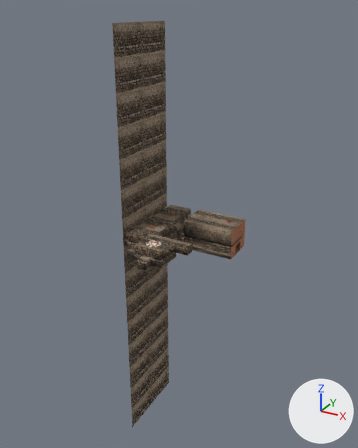
An edit to the glTF model gammaproject/assets/map-models/level4.gltf, drawn before and after from the same camera.
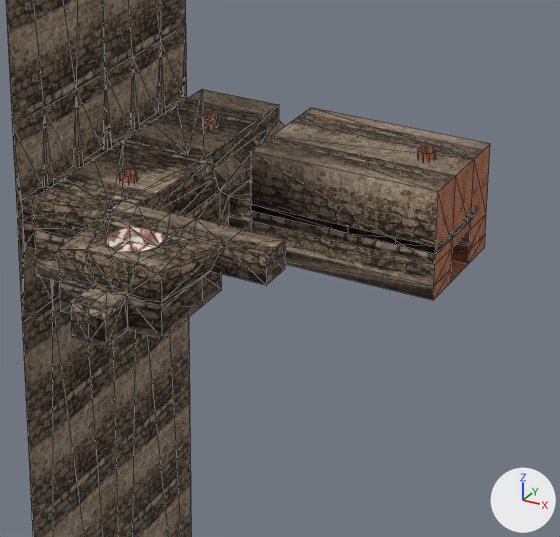
Each version is shown whole from a 50 mm camera at (111.1, -169.1, 110.5) aimed at (0.4, 32.2, 9.8), then close up on the part from 33% to 74% of the width and 41% to 72% of the height. The axes (+X, +Y, +Z) are drawn at lower right. The lights are the same throughout. The older version's two pictures come first. The close-ups show mesh edges as thin lines. Vertices at exactly the same position are counted once.

Names of what the first close-up shows: 'level-col', 'level.003-col', 'level.005-col', 'level.009-col.001' and 2 more.
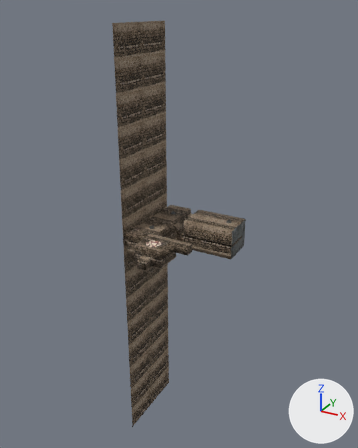
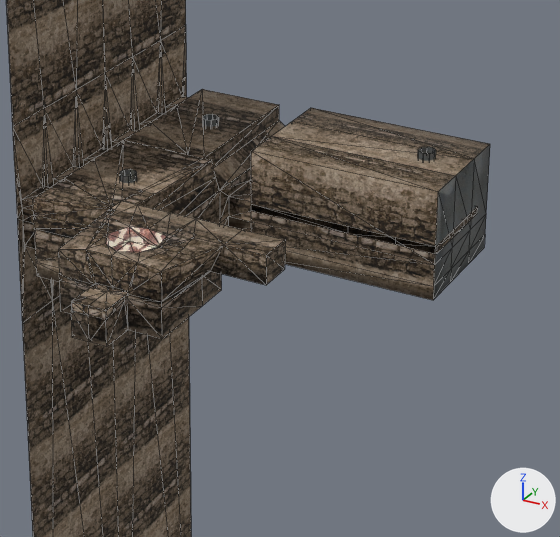
The edits, one by one:
Picture 'CNK_DARKCONCRETE01' (img_cnk_darkconcrete01) is new.
Material 'IMG_CNK_DARKCONCRETE01.jpg' (mat_img_cnk_darkconcrete01_jpg) is new.
Uses the picture img_cnk_darkconcrete01.
me_cube_005 has 179 vertices, 346 faces and spans x -20.0..4.0, y -10.0..34.0, z -118.0..104.0.
me_cube_005 is used by ob_level_003_col; location (0.0, 21.6, 0.0).
me_cube_005 part 1: 44 faces spanning x -17.0..4.0, y -10.0..34.0, z -2.0..10.0 switch from mat_img_sto_granite2_png to mat_img_cnk_darkconcrete01_jpg.
me_cube_002 is used by ob_level_005_col; location (0.0, 21.6, 0.0).
Verts and faces of me_cube_002; kept vertices keep their numbers, new ones are numbered from 32.
Before the commit, vertices of me_cube_002: 4 (30.0, 14.4, 0.0) at pixel (451, 268), 5 (30.0, 20.4, 0.0) at pixel (469, 250), 6 (30.0, 14.4, -2.0) at pixel (450, 282), 7 (30.0, 20.4, -2.0) at pixel (468, 264), 8 (30.0, 20.4, 3.0) at pixel (470, 229).
Before the commit, vertices of me_cube_002: 9 (30.0, 14.4, 3.0) at pixel (452, 247).
me_cube_002 had 32 vertices, 52 faces and spanned x 4.0..30.0, y 8.9..25.9, z -2.0..13.0.
me_cube_002 now has 32 vertices, 56 faces and spans x 4.0..30.0, y 8.9..25.9, z -2.0..13.0.
Part 2, on me_cube_002:
New faces: (4, 9, 8), (4, 8, 5), (4, 5, 6), (5, 7, 6) (mat_img_cnk_darkconcrete01_jpg).
me_cube_002 part 3: 22 faces spanning x 4.0..30.0, y 8.9..25.9, z -2.0..13.0 switch from mat_img_sto_granite2_png to mat_img_cnk_darkconcrete01_jpg.

Location of each change, [x1, y1, x2, y2] in pixels of the close-ups (560 x 537 px):
part 1 of me_cube_005, recoloured: [120, 169, 137, 183] in both
part 2 of me_cube_002, added: after [450, 230, 470, 283]
part 3 of me_cube_002, recoloured (brown to grey): [433, 145, 490, 300] in both
